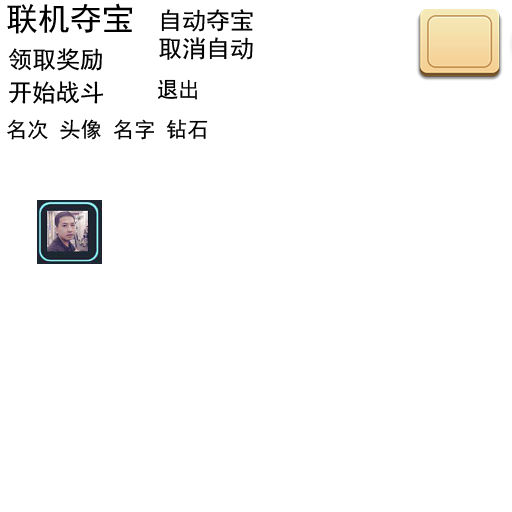
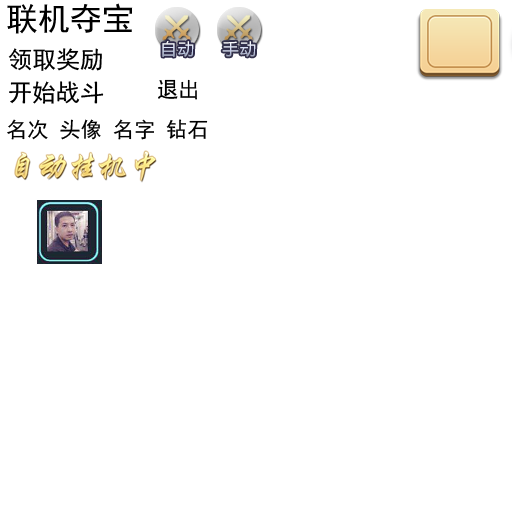
Layers edited between the first and the second 512×512 image:
removed layer "取消自动" over (159, 37, 253, 60)
removed layer "自动夺宝" over (161, 9, 253, 32)
added layer "图层 4" above "图层 3" over (155, 7, 263, 59)
added layer "图层 3" above "退出" over (14, 150, 157, 183)
